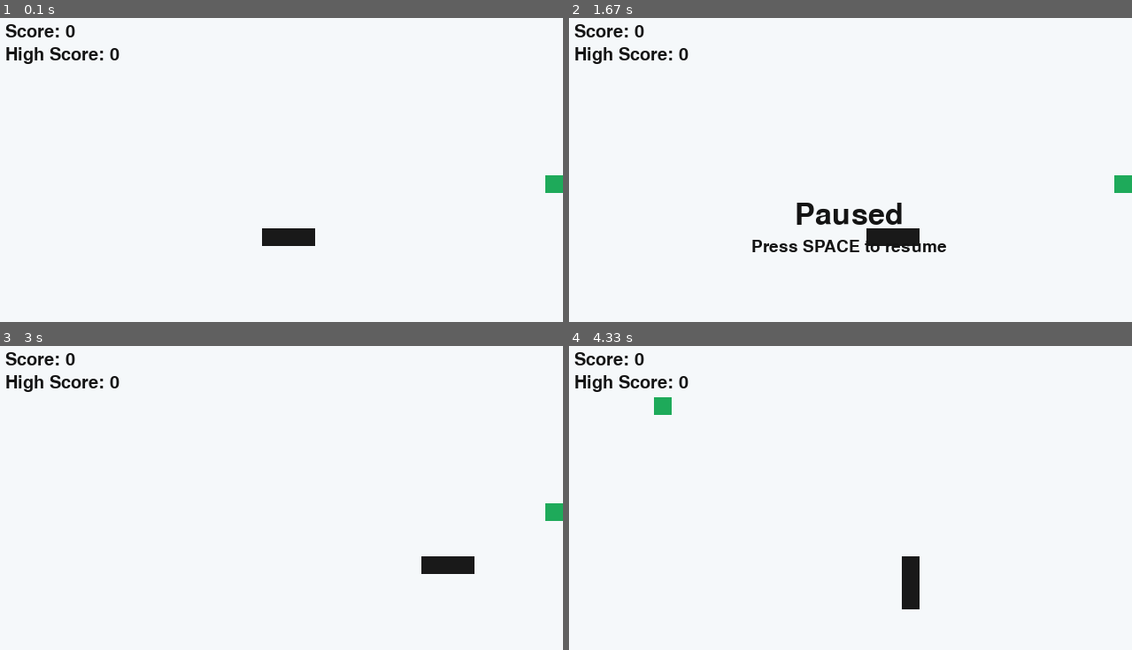
Above: before the commit, frames 1-4 (two rows, left to right).
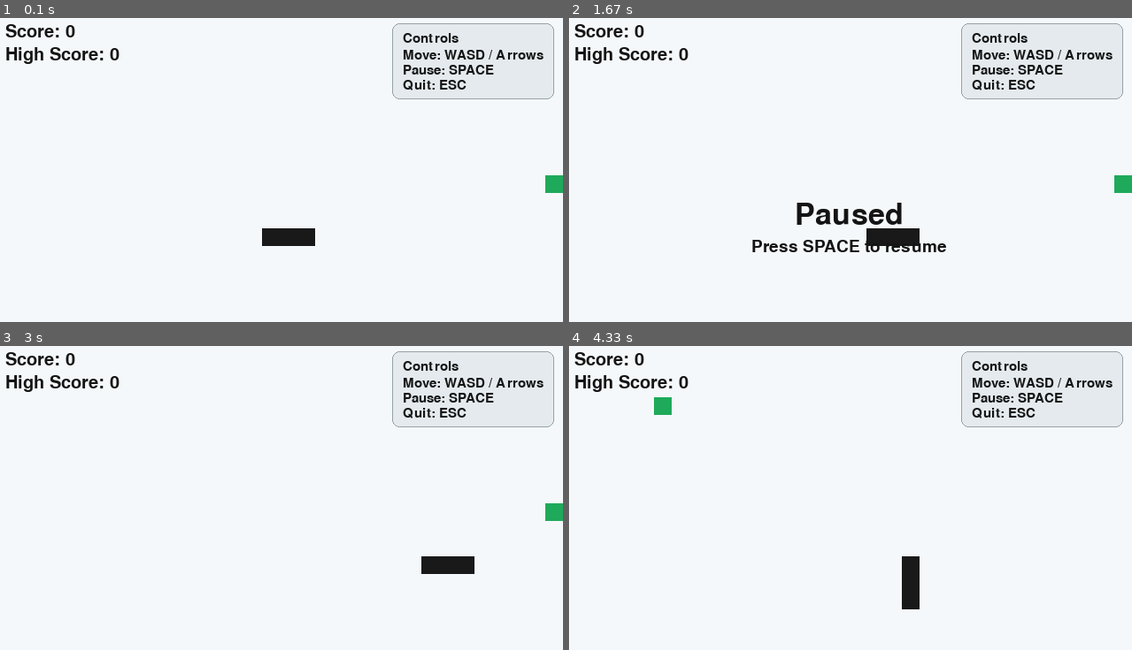
Above: after the commit, the same moments.

Repository: KiwiBandicoot/Pygames_Repo
Game: pygame game, started from snake.py
The game is run twice, just before and just after one commit, with the same random seed, the same clock (stepped at 60 frames per second) and the same inputs.
Inputs:
- Up to frame 1 (0.1 s): no input
- Up to frame 2 (1.67 s): tap Space at 0.33 s; tap D at 0.67 s
- Up to frame 3 (3 s): tap Space at 2.1 s
- Up to frame 4 (4.33 s): tap Space at 3.63 s; hold Down from 4.1 s (still down)

The runs differ from the first frame. In frame 1, 1.4% of the frame differs, in the area x 69-99%, y 1-27%; in frame 2, 1.4%; in frame 3, 1.4%; in frame 4, 1.4%.

Commit message:
Added UI game instructions

Diff:
--- a/snake.py
+++ b/snake.py
@@ -18,6 +18,8 @@
 FOOD_COLOR = (30, 170, 90)
 TEXT_COLOR = (20, 20, 20)
 GAME_OVER_COLOR = (190, 30, 45)
+PANEL_BG = (228, 234, 238)
+PANEL_BORDER = (150, 162, 170)
 
 
 UP = (0, -1)
@@ -43,6 +45,34 @@
 def draw_text(surface, text, font, color, topleft):
     text_surf = font.render(text, True, color)
     surface.blit(text_surf, topleft)
+
+
+def draw_controls_panel(surface, font):
+    lines = [
+        "Controls",
+        "Move: WASD / Arrows",
+        "Pause: SPACE",
+        "Quit: ESC",
+    ]
+
+    rendered_lines = [font.render(line, True, TEXT_COLOR) for line in lines]
+    max_width = max(line.get_width() for line in rendered_lines)
+    line_height = rendered_lines[0].get_height()
+    panel_padding_x = 12
+    panel_padding_y = 10
+    panel_width = max_width + panel_padding_x * 2
+    panel_height = (line_height * len(rendered_lines)) + panel_padding_y * 2 + 6
+
+    panel_x = WINDOW_WIDTH - panel_width - 10
+    panel_y = 8
+    panel_rect = pygame.Rect(panel_x, panel_y, panel_width, panel_height)
+    pygame.draw.rect(surface, PANEL_BG, panel_rect, border_radius=8)
+    pygame.draw.rect(surface, PANEL_BORDER, panel_rect, width=1, border_radius=8)
+
+    current_y = panel_y + panel_padding_y
+    for index, line in enumerate(rendered_lines):
+        surface.blit(line, (panel_x + panel_padding_x, current_y))
+        current_y += line_height + (4 if index == 0 else 2)
 
 
 def reset_game():
@@ -71,6 +101,7 @@
     score_font = pygame.font.SysFont(None, 30)
     title_font = pygame.font.SysFont(None, 50)
     hint_font = pygame.font.SysFont(None, 28)
+    controls_font = pygame.font.SysFont(None, 22)
 
     clock = pygame.time.Clock()
 
@@ -145,6 +176,7 @@
 
         draw_text(screen, f"Score: {score}", score_font, TEXT_COLOR, (10, 8))
         draw_text(screen, f"High Score: {high_score}", score_font, TEXT_COLOR, (10, 34))
+        draw_controls_panel(screen, controls_font)
 
         if game_over:
             game_over_text = title_font.render("Game Over", True, GAME_OVER_COLOR)
